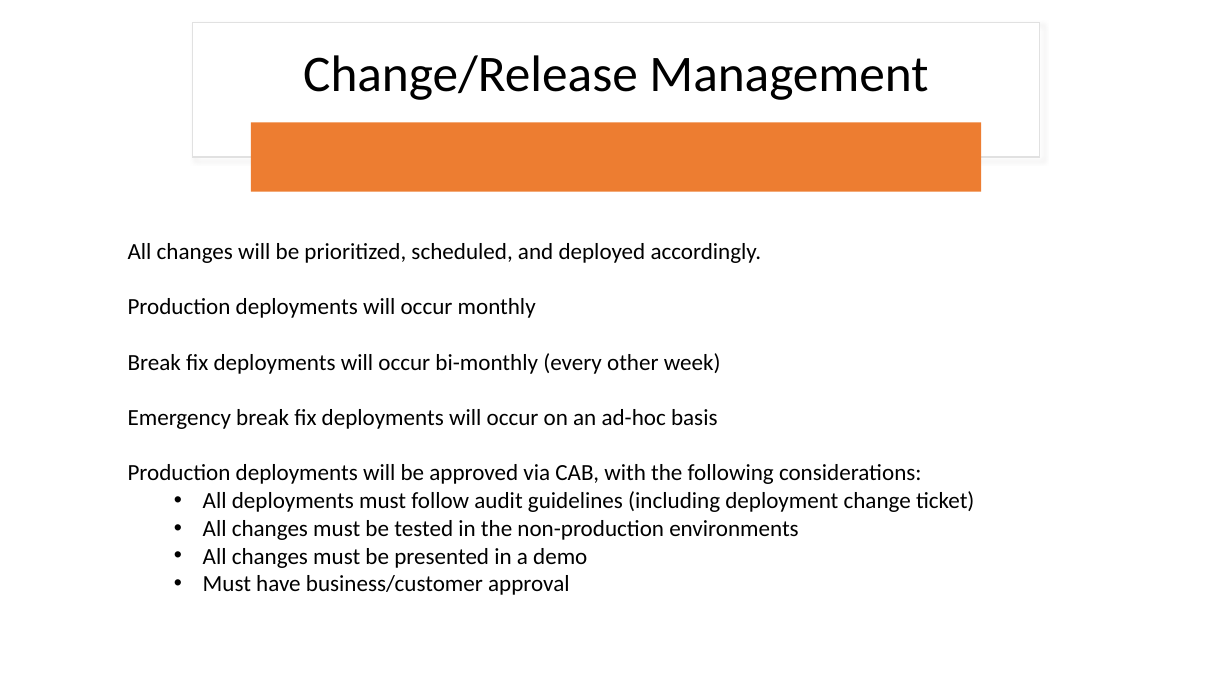
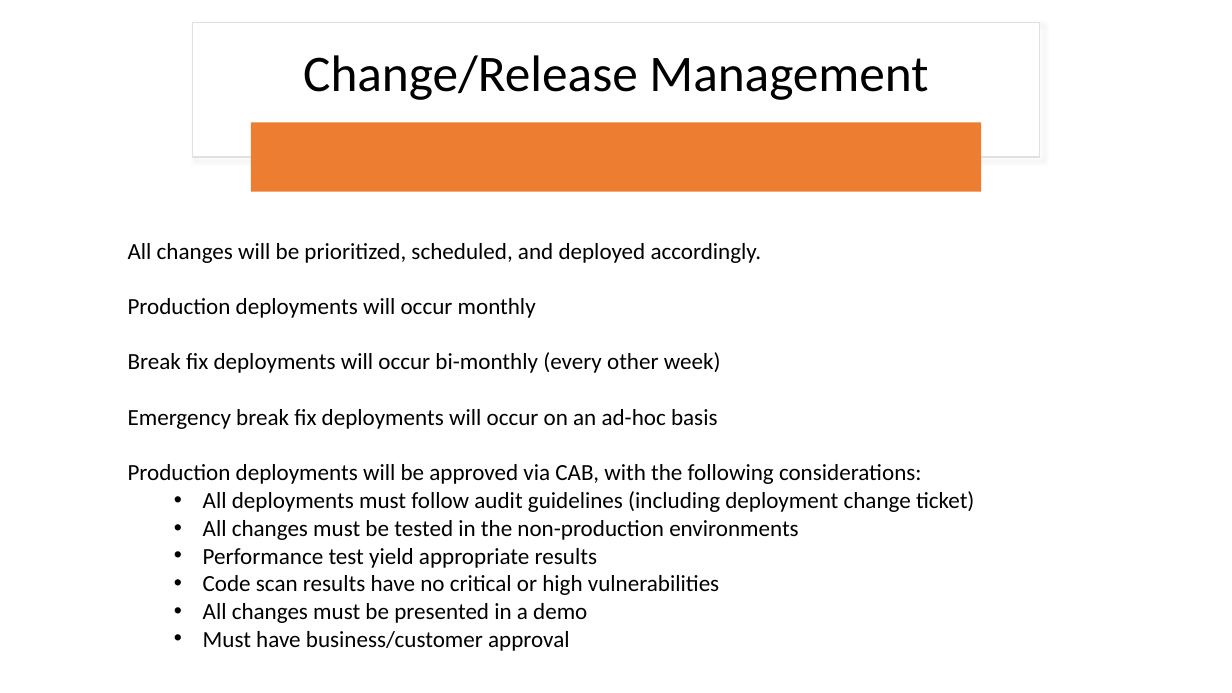
Before and after one commit to rlennon/ConnachtUni, a slide deck: slide 18 of documentation/Demonstrations/Connacht_University_TeamDC.pptx. Drawn at 1232x693 pixels with LibreOffice and Linux fonts; fonts in the diff are those of the drawing. Boxes give left, top, right and bottom in pixels: in the first picture for what was removed or moved away, otherwise in the second. Text is boxed around its words. In the diff, an @@ line names an element or a change of style, - is before the commit and + after.

```diff
--- a/documentation/Demonstrations/Connacht_University_TeamDC.pptx
+++ b/documentation/Demonstrations/Connacht_University_TeamDC.pptx
@@ text at [203,548,719,595]: paragraphs added @@
+  • Performance test yield appropriate results
+  • Code scan results have no critical or high vulnerabilities
```
Also in this commit, not shown: 1 other slide changed.
